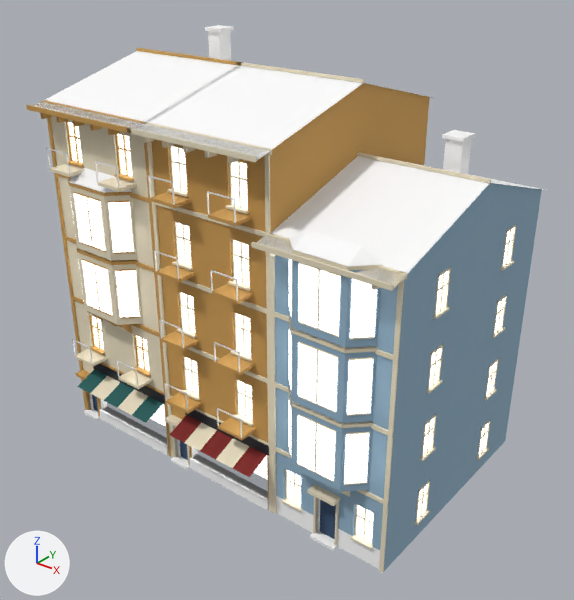
The glTF model assets_src/world/kit_istanbul/out/bld_ahsap_row_c.glb, before and after one commit.
Camera for both pictures: a camera (50 mm lens) standing at (20.8, -20.7, 23.2) and looking at (0.6, 4.6, 7.5). The lights are fixed; the arrows at lower left show +X, +Y and +Z. The first picture is the older version. Objects named as collision shapes, trigger or cutter boxes, shadow casters or lower levels of detail are left out. Where no turn or scale is listed for an object, it has been applied to the vertices. Vertices at exactly the same position are counted once.

Objects in the first picture: 'LOD0'.
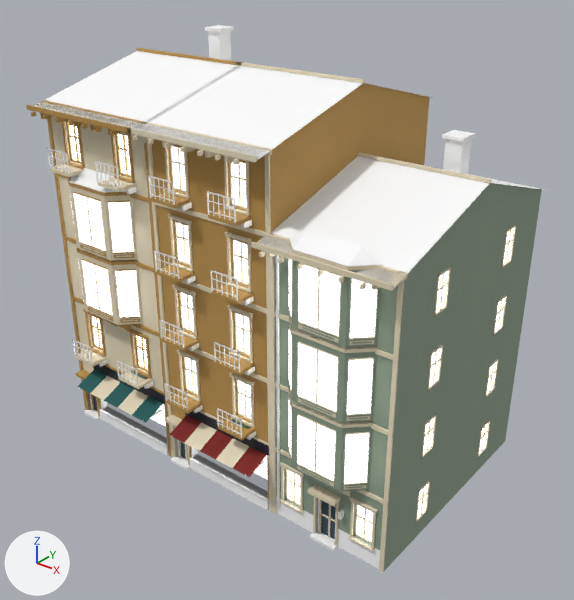
Where the change shows, as pixel boxes [x1, y1, x2, y2] in the pictures (574 x 600 px; the box of a moved part takes in the faces that stretch with it):
'LOD0', recoloured, reshaped
    both: [26, 25, 544, 573]
part 1 of me_lod0_mesh, built on
    before: [66, 161, 450, 550]
    after: [30, 112, 446, 552]
part 2 of me_lod0_mesh, moved or reshaped (mostly hidden)
    before: [492, 260, 514, 338]
    after: [471, 174, 527, 336]
part 3 of me_lod0_mesh, moved or reshaped (mostly hidden)
    before: [477, 389, 497, 460]
    after: [479, 388, 495, 456]

The change in detail:
Material 'M_Plaster_Sky' (mat_m_plaster_sky) changes colour from blue #93b3c9 to grey #8e9e8a; in linear values from (0.292, 0.451, 0.584) to (0.27, 0.342, 0.254).
Material 'M_Wood_Yali_Dark' (mat_m_wood_yali_dark) is new.
Its base color is (0.254, 0.144, 0.0762) (brown #8a6a4e).
Its roughness is 0.7.
Material 'M_Paint_Shutter_Green' (mat_m_paint_shutter_green) is new.
Its base color is (0.0284, 0.105, 0.0685) (dark green #2f5b4a).
Its roughness is 0.6.
me_lod0_mesh is used by ob_lod0; location (0.0, 0.0, 0.0).
me_lod0_mesh had 4337 vertices, 6483 faces and spanned x -9.2..9.2, y -1.2..11.4, z 0.0..18.7.
me_lod0_mesh now has 6241 vertices, 9615 faces and spans x -9.2..9.2, y -1.2..11.6, z 0.0..18.7.
me_lod0_mesh part 1: 20 vertices moved within x -8.0..8.5, y -0.1..0.0, z 0.9..13.4; 140 vertices removed from x -9.2..9.2, y -0.1..3.3, z 0.8..13.4; 1792 vertices added at x -9.1..9.1, y -1.2..3.2, z 0.0..15.6.
me_lod0_mesh part 2: 168 vertices removed from x -9.2..9.2, y 7.7..11.1, z 7.1..13.4; 244 vertices added at x -9.1..9.1, y 7.8..11.6, z 7.3..15.8.
me_lod0_mesh part 3: 128 vertices removed from x -9.2..9.2, y 7.7..11.1, z 0.8..4.1; 64 vertices added at x -9.1..9.1, y 7.8..11.0, z 1.0..4.2.
Other edits to the shape of me_lod0_mesh do not show in these pictures.
me_lod0_mesh gains material mat_m_paint_shutter_green (dark green #2f5b4a).
me_lod0_mesh gains material mat_m_wood_yali_dark (brown #8a6a4e).
